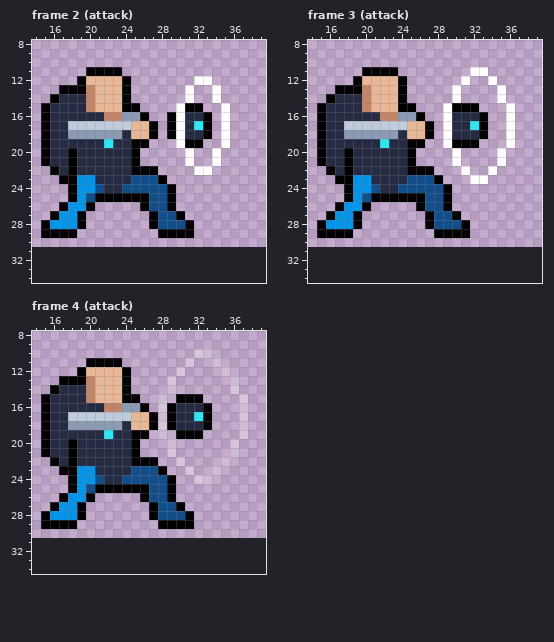
Pixel-art file: src/art/player_animation.aseprite. The picture above was drawn from the file before the commit.
50x31 pixels, 14 frames. Pixels under 10% opacity are left out. Shown: frame 2 (attack): x 14..39, y 8..34; frame 3 (attack): x 14..39, y 8..34; frame 4 (attack): x 14..39, y 8..34. The old version is drawn lined up with the new one, on the new canvas. The commit also changed other frames, which this record leaves out.
And afterwards:
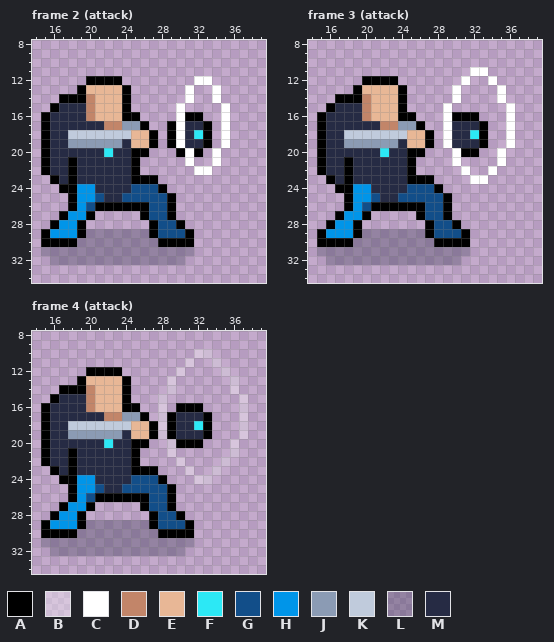
Palette (. is transparent): A #000000  B #ffffff52  C #ffffff  D #c28569  E #e8b796  F #2ce8f5  G #124e89  H #0095e9  J #8b9bb4  K #c0cbdc  L #262b444e  M #262b44
The edit:
canvas 50x31 -> 50x40
Frame 2 (attack):
y 11: x 20..23 AAAA -> ....
y 12: x 19..24 AEEEEA -> .AAAA.
y 13: x 17..18 AA -> ..; x 20 D -> E
y 14: x 16..19 AMMM -> .AAA
y 15: x 15..16 AM -> .A; x 25 A -> .; x 31..32 AA -> ..
y 16: x 20..26 MMDDJJA -> DEEEAA.; x 29 A -> .; x 31..33 MMA -> AA.
y 17: x 18..27 KKKKKKKEEA -> MMMMDDJJA.; x 32 F -> M
y 18: x 18..24 JJJJJJM -> KKKKKKK; x 32 M -> F
y 19: x 18..23 MMMMFM -> JJJJJJ; x 25..27 AA. -> EEA; x 29 . -> A; x 31..33 AA. -> MMA
y 20: x 18 A -> M; x 22 M -> F; x 26 . -> A; x 30 . -> A; x 32 . -> A
y 22: x 15..16 .A -> AM; x 26..27 AA -> ..
y 23: x 16..17 .A -> AM; x 19..20 HH -> MM; x 25..28 GGGA -> AAA.
y 24: x 17 . -> A; x 21 G -> M; x 24 G -> M; x 28..29 GA -> A.
y 25: x 20..26 GAAAAAA -> HGMMGGG
y 26: x 17..18 AH -> .A; x 20..25 A..... -> GAAAAA
y 27: x 16..17 AH -> .A; x 19..20 A. -> HA; x 26..27 .A -> AG; x 29..30 GA -> A.
y 28: x 15..16 AH -> .A; x 30..31 GA -> A.
y 29: x 16..30 AAA.........AAA -> HHHALLLLLLLAGGG
y 30: x 15..31 ................. -> AAAALLLLLLLLLAAAA
y 31: x 15..31 ................. -> LLLLLLLLLLLLLLLLL
y 32: x 16..30 ............... -> LLLLLLLLLLLLLLL
Frame 3 (attack):
y 11: x 20..23 AAAA -> ....
y 12: x 19..24 AEEEEA -> .AAAA.
y 13: x 17..18 AA -> ..; x 20 D -> E
y 14: x 16..19 AMMM -> .AAA
y 15: x 15..16 AM -> .A; x 25 A -> .; x 30..32 AAA -> ...
y 16: x 20..26 MMDDJJA -> DEEEAA.; x 30..33 MMMA -> AAA.
y 17: x 18..27 KKKKKKKEEA -> MMMMDDJJA.; x 32 F -> M
y 18: x 18..24 JJJJJJM -> KKKKKKK; x 32 M -> F
y 19: x 18..23 MMMMFM -> JJJJJJ; x 25..27 AA. -> EEA; x 30..33 AAA. -> MMMA
y 20: x 18 A -> M; x 22 M -> F; x 26 . -> A; x 31..32 .. -> AA
y 22: x 15..16 .A -> AM; x 26..27 AA -> ..
y 23: x 16..17 .A -> AM; x 19..20 HH -> MM; x 25..28 GGGA -> AAA.
y 24: x 17 . -> A; x 21 G -> M; x 24 G -> M; x 28..29 GA -> A.
y 25: x 20..26 GAAAAAA -> HGMMGGG
y 26: x 17..18 AH -> .A; x 20..25 A..... -> GAAAAA
y 27: x 16..17 AH -> .A; x 19..20 A. -> HA; x 26..27 .A -> AG; x 29..30 GA -> A.
y 28: x 15..16 AH -> .A; x 30..31 GA -> A.
y 29: x 16..30 AAA.........AAA -> HHHALLLLLLLAGGG
y 30: x 15..31 ................. -> AAAALLLLLLLLLAAAA
y 31: x 15..31 ................. -> LLLLLLLLLLLLLLLLL
y 32: x 16..30 ............... -> LLLLLLLLLLLLLLL
Frame 4 (attack):
y 11: x 20..23 AAAA -> ....
y 12: x 19..24 AEEEEA -> .AAAA.
y 13: x 17..18 AA -> ..; x 20 D -> E
y 14: x 16..19 AMMM -> .AAA
y 15: x 15..16 AM -> .A; x 25 A -> .; x 30..32 AAA -> ...
y 16: x 20..26 MMDDJJA -> DEEEAA.; x 29..33 AMMMA -> .AAA.
y 17: x 18..27 KKKKKKKEEA -> MMMMDDJJA.; x 32 F -> M
y 18: x 18..24 JJJJJJM -> KKKKKKK; x 32 M -> F
y 19: x 18..23 MMMMFM -> JJJJJJ; x 25..27 AA. -> EEA; x 29..33 .AAA. -> AMMMA
y 20: x 18 A -> M; x 22 M -> F; x 26 . -> A; x 30..32 ... -> AAA
y 22: x 15..16 .A -> AM; x 26..27 AA -> ..
y 23: x 16..17 .A -> AM; x 19..20 HH -> MM; x 25..28 GGGA -> AAA.
y 24: x 17 . -> A; x 21 G -> M; x 24 G -> M; x 28..29 GA -> A.
y 25: x 20..26 GAAAAAA -> HGMMGGG
y 26: x 17..18 AH -> .A; x 20..25 A..... -> GAAAAA
y 27: x 16..17 AH -> .A; x 19..20 A. -> HA; x 26..27 .A -> AG; x 29..30 GA -> A.
y 28: x 15..16 AH -> .A; x 30..31 GA -> A.
y 29: x 16..30 AAA.........AAA -> HHHALLLLLLLAGGG
y 30: x 15..31 ................. -> AAAALLLLLLLLLAAAA
y 31: x 15..31 ................. -> LLLLLLLLLLLLLLLLL
y 32: x 16..30 ............... -> LLLLLLLLLLLLLLL
Boxes around the changes in both pictures, in picture pixels (x1, y1, x2, y2):
changed: (41, 67, 212, 265)
changed: (317, 67, 488, 265)
changed: (41, 358, 212, 556)
